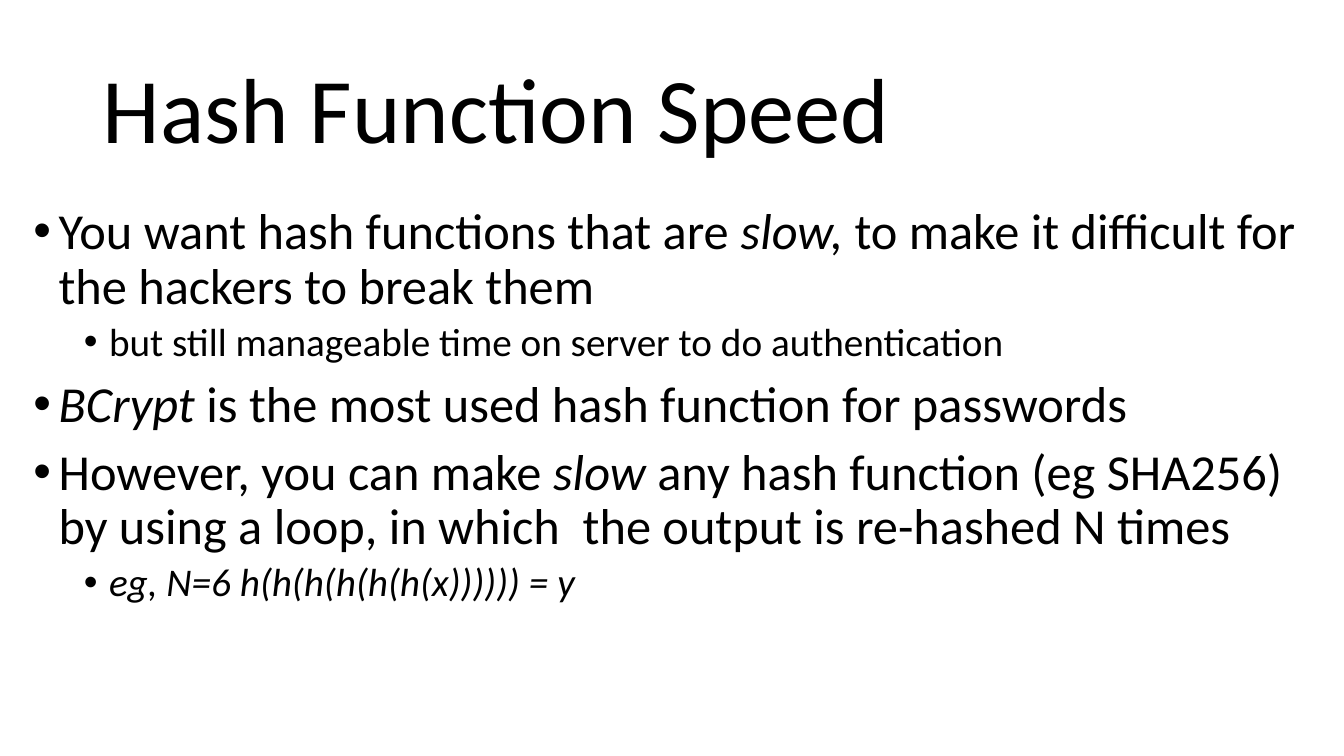
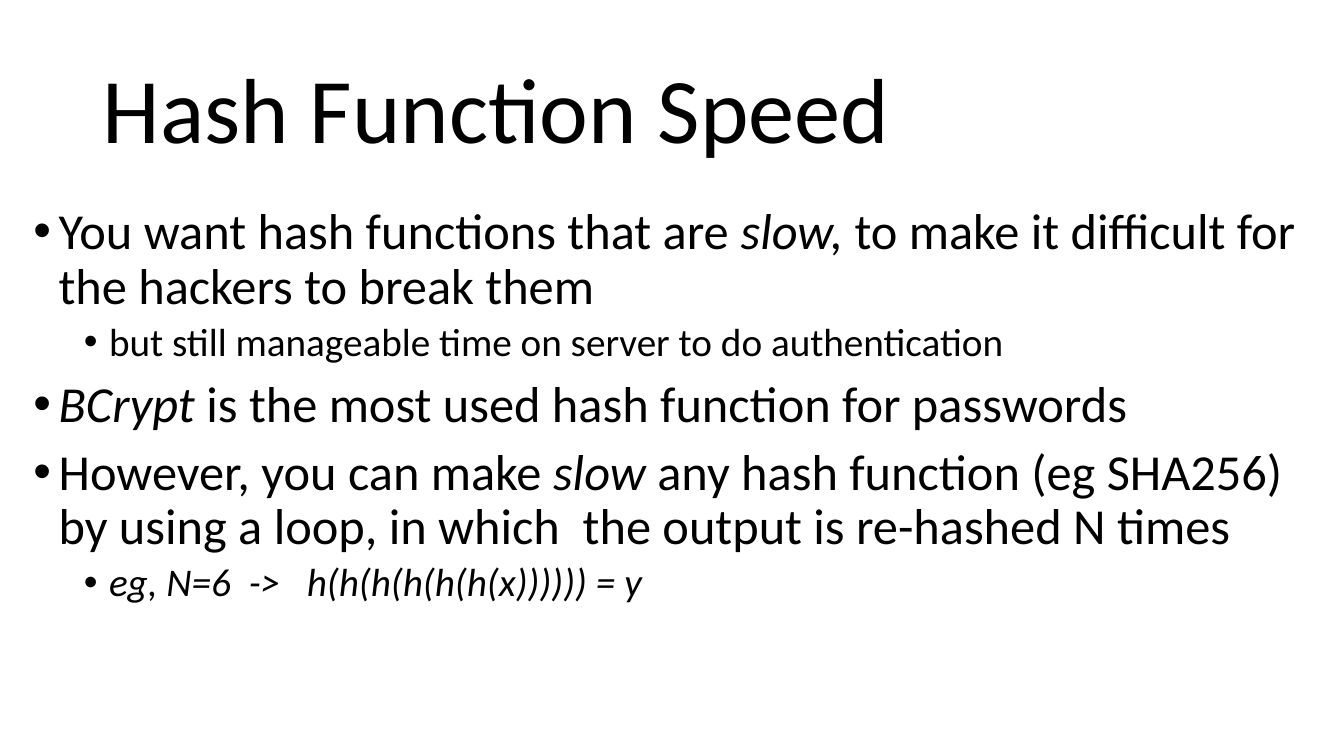
Before and after one commit to arcuri82/testing_security_development_enterprise_systems, a slide deck: slide 24 of doc/intro/slides/lesson_10_security.pptx (slide 23 before the commit). Drawn at 1344x756 pixels with LibreOffice and Linux fonts; fonts in the diff are those of the drawing. Boxes give left, top, right and bottom in pixels: in the first picture for what was removed or moved away, otherwise in the second. Text is boxed around its words. In the diff, an @@ line names an element or a change of style, - is before the commit and + after.

```diff
--- a/doc/intro/slides/lesson_10_security.pptx
+++ b/doc/intro/slides/lesson_10_security.pptx
@@ text at <box>109,567,642,603</box>: text changed @@
-  • eg, N=6 h(h(h(h(h(h(x)))))) = y
+  • eg, N=6 -> h(h(h(h(h(h(x)))))) = y
```
Also in this commit, not shown: 1 other slide changed, 1 slide added, 2 other files.
